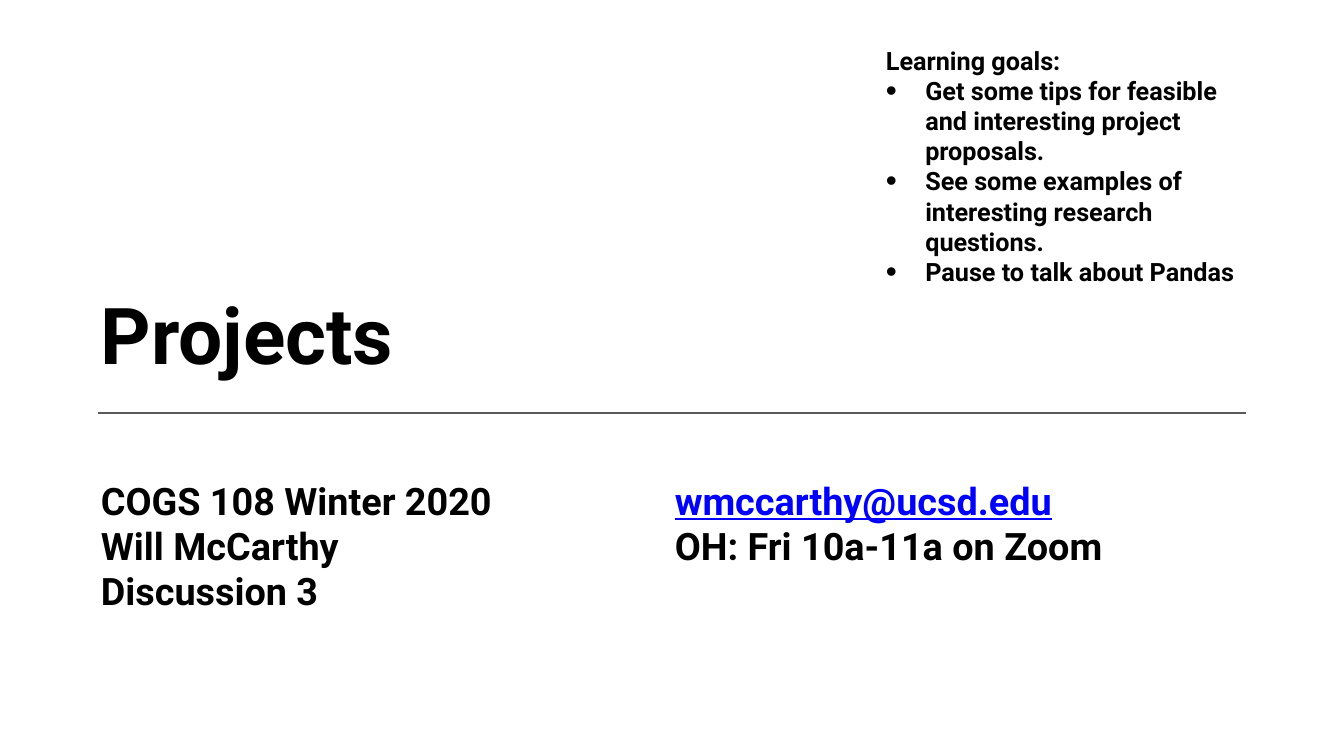
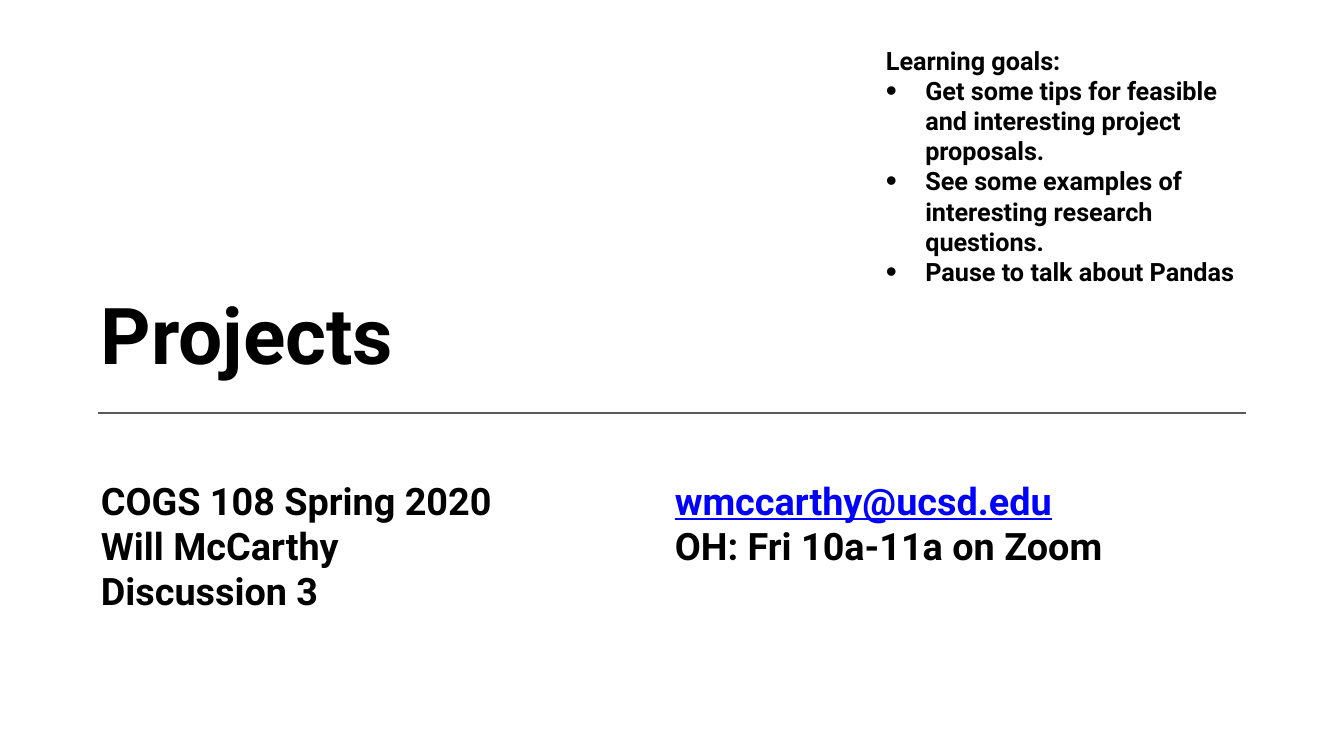
Before and after one commit to COGS108/Section-Sp20, a slide deck: slide 1 of Will/disc03/disc03.pptx. Drawn at 1344x756 pixels with LibreOffice and Linux fonts; fonts in the diff are those of the drawing. Boxes give left, top, right and bottom in pixels: in the first picture for what was removed or moved away, otherwise in the second. Text is boxed around its words. In the diff, an @@ line names an element or a change of style, - is before the commit and + after.

```diff
--- a/Will/disc03/disc03.pptx
+++ b/Will/disc03/disc03.pptx
@@ subtitle at [101,487,492,523]: text changed @@
-COGS 108 Winter 2020
+COGS 108 Spring 2020
```
Also in this commit, not shown: 4 other slides changed, 6 other files.
